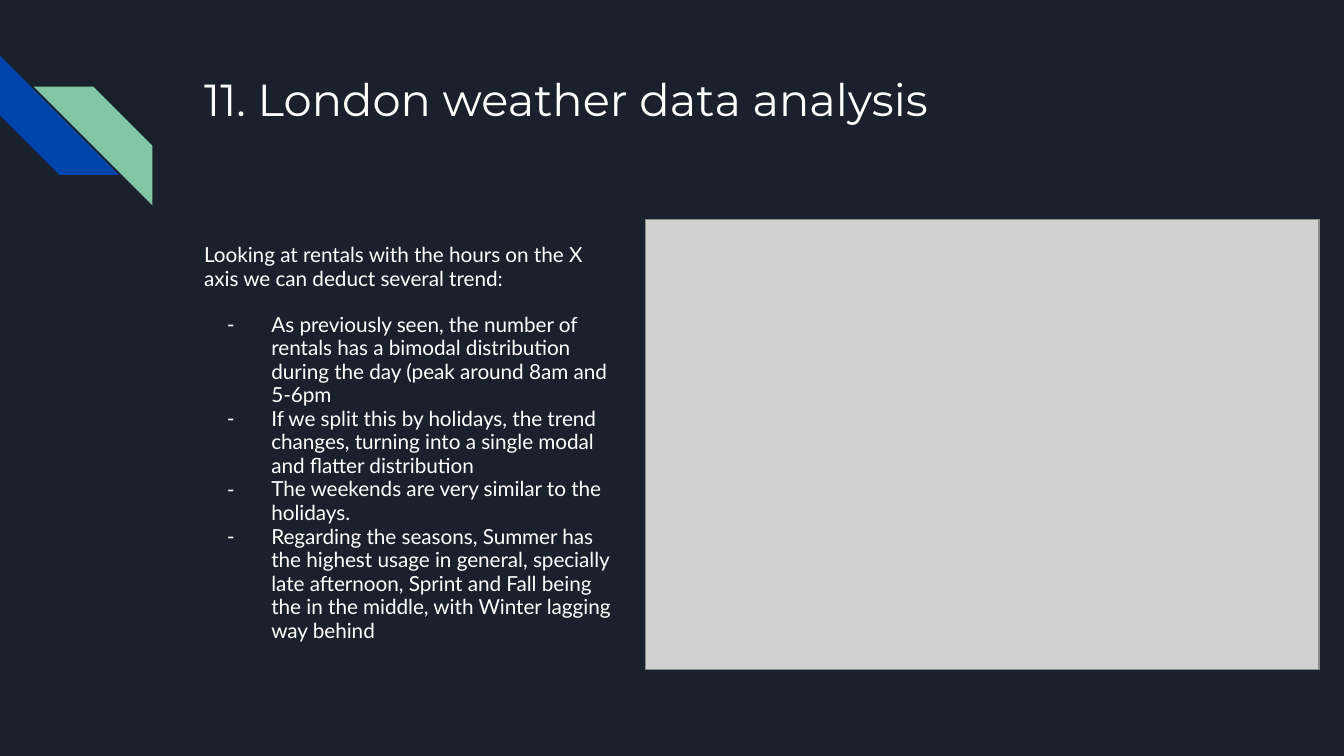
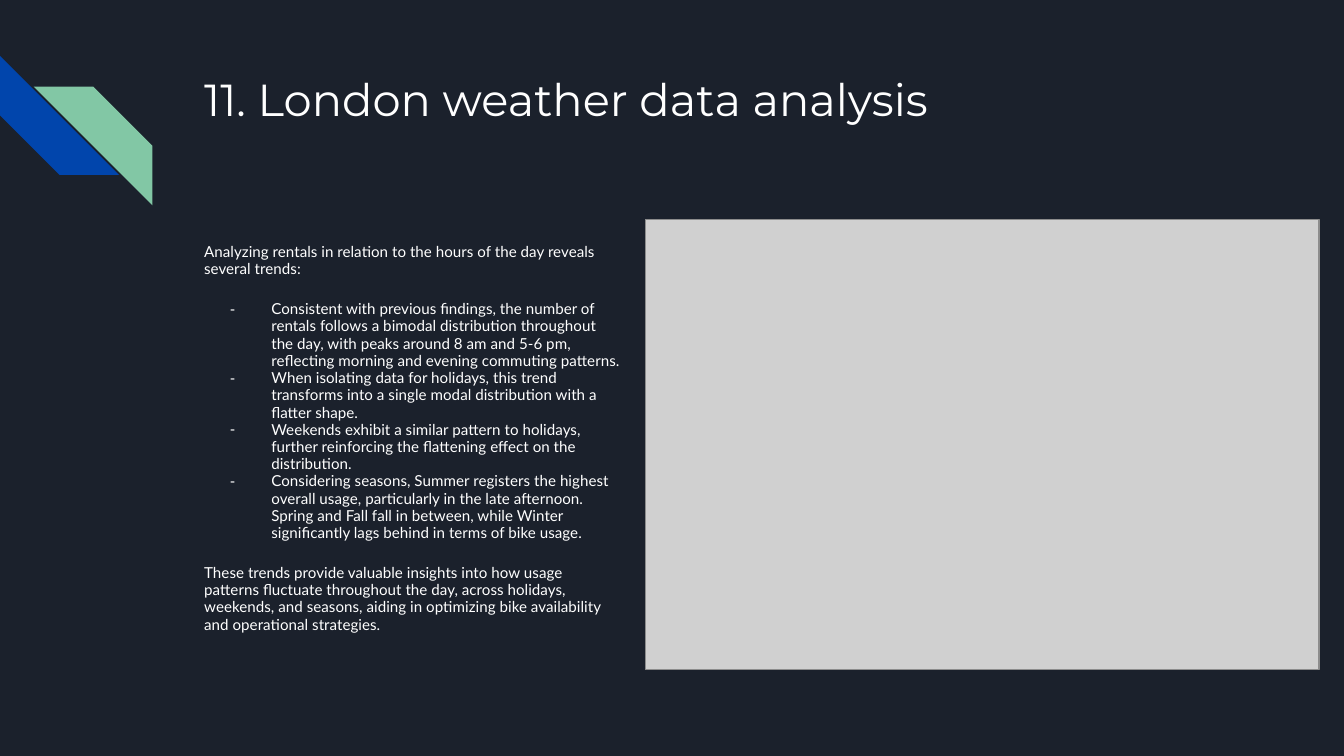
Before and after one commit to zsoltnyiri/zoe_take_home_test, a slide deck: slide 21 of Zoe - Take Home Task - Zsolt Nyiri.pptx. Drawn at 1344x756 pixels with LibreOffice and Linux fonts; fonts in the diff are those of the drawing; grey boxes stand for pictures. Boxes give left, top, right and bottom in pixels: in the first picture for what was removed or moved away, otherwise in the second. Text is boxed around its words. In the diff, an @@ line names an element or a change of style, - is before the commit and + after.

Commit message:
Add files via upload
fixed typos

```diff
--- a/Zoe - Take Home Task - Zsolt Nyiri.pptx
+++ b/Zoe - Take Home Task - Zsolt Nyiri.pptx
@@ text at (x1=204, y1=246, x2=620, y2=633): text changed; size 11.1 to 8.1 pt @@
-Looking at rentals with the hours on the X axis we can deduct several trend:
-– As previously seen, the number of rentals has a bimodal distribution during the day (peak around 8am and 5-6pm
-– If we split this by holidays, the trend changes, turning into a single modal and flatter distribution
-– The weekends are very similar to the holidays.
-– Regarding the seasons, Summer has the highest usage in general, specially late afternoon, Sprint and Fall being the in the middle, with Winter lagging way behind
+Analyzing rentals in relation to the hours of the day reveals several trends:
+– Consistent with previous findings, the number of rentals follows a bimodal distribution throughout the day, with peaks around 8 am and 5-6 pm, reflecting morning and evening commuting patterns.
+– When isolating data for holidays, this trend transforms into a single modal distribution with a flatter shape.
+– Weekends exhibit a similar pattern to holidays, further reinforcing the flattening effect on the distribution.
+– Considering seasons, Summer registers the highest overall usage, particularly in the late afternoon. Spring and Fall fall in between, while Winter significantly lags behind in terms of bike usage.
+These trends provide valuable insights into how usage patterns fluctuate throughout the day, across holidays, weekends, and seasons, aiding in optimizing bike availability and operational strategies.
```
Also in this commit, not shown: 16 other slides changed, 3 slides added, 2 slides removed.
